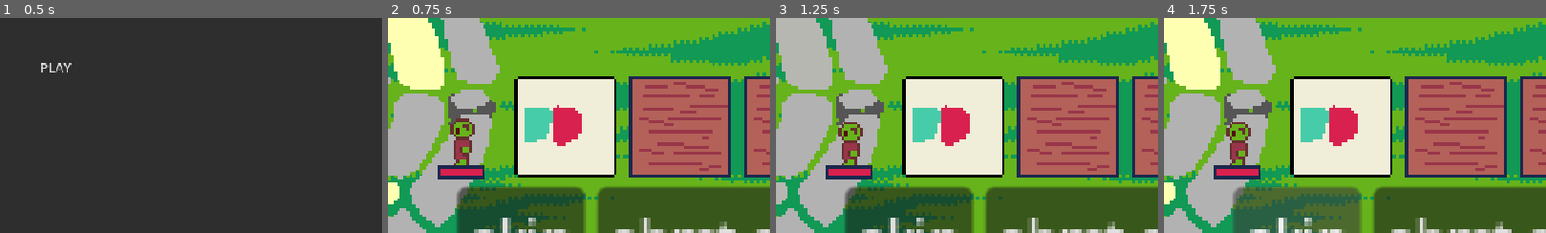
Above: before the commit, frames 1-4 (left to right).
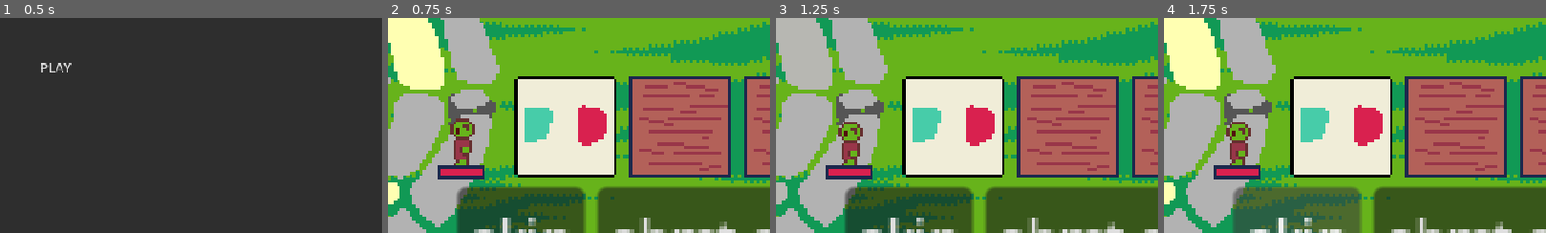
Above: after the commit, the same moments.

Repository: theophylaktos/sanocho-ygda-jam-2026
Game: Godot game, scene res://main_menu/main_menu.tscn
The game is run twice, just before and just after one commit, with the same random seed, the same clock (stepped at 60 frames per second) and the same inputs.
Inputs (mouse positions are % of the whole screen's width and height, from its top left):
- Up to frame 1 (0.5 s): no input
- Up to frame 2 (0.75 s): click "PLAY" at 0.5 s
- Up to frame 3 (1.25 s): no input
- Up to frame 4 (1.75 s): click (62, 82) at 1.25 s
The pictures show only the part of the screen within x 39-89%, y 34-84%; the shares and areas given below are measured in that part.

Frame 1 is identical in both runs. In frame 2, 2.1% of the frame differs, in the area x 43-58%, y 40-60%; in frame 3, 2.1%; in frame 4, 2.1%.

Commit message:
select weapon

Diff:
--- a/globals/game_state/game_state.gd
+++ b/globals/game_state/game_state.gd
@@ -23,10 +23,16 @@
 var sfx_volume: float = 0.4
 var ambience_volume:float = 0.4
 
-var attacks: Array[String]=["attack","",""]:
+var attacks: Array[String]=["attack","attack2",""]:
 	set(new_value):
 		attacks = new_value
 		attacks_changed.emit()
+
+signal selected_attack_changed
+var selected_attack: String = "attack":
+	set(new_value):
+		selected_attack = new_value
+		selected_attack_changed.emit()
 
 var damage: int=1
 
--- a/main/ui.gd
+++ b/main/ui.gd
@@ -95,13 +95,13 @@
 
 
 func _on_weapon_1_button_pressed() -> void:
-	pass # Replace with function body.
+	GameState.selected_attack = GameState.attacks[0]
 
 func _on_weapon_2_button_pressed() -> void:
-	pass # Replace with function body.
+	GameState.selected_attack = GameState.attacks[1]
 
 func _on_weapon_3_button_pressed() -> void:
-	pass # Replace with function body.
+	GameState.selected_attack = GameState.attacks[2]
 
 func _attacks_changed() -> void:
 	if attack_icons.get(GameState.attacks[0]) != null:
--- a/player/player.gd
+++ b/player/player.gd
@@ -23,6 +23,8 @@
 	RoundManager.attack_phase_started.connect(_attack_phase_started)
 	RoundManager.enemy_attack_phase_started.connect(_enemy_attack_phase_started)
 	RoundManager.round_completed.connect(_round_completed)
+
+	GameState.selected_attack_changed.connect(_selected_attack_changed)
 
 func _process(_delta: float) -> void:
 
@@ -143,9 +145,9 @@
 func toggle():
 	GameState.clear_all_player_attack_segments()
 
-	for i in AttackPatterns.attack_patterns["attack"].size():
-		var x = AttackPatterns.attack_patterns["attack"][i].x
-		var y = AttackPatterns.attack_patterns["attack"][i].y
+	for i in AttackPatterns.attack_patterns[GameState.selected_attack].size():
+		var x = AttackPatterns.attack_patterns[GameState.selected_attack][i].x
+		var y = AttackPatterns.attack_patterns[GameState.selected_attack  ][i].y
 
 		var faces: Dictionary[String, Vector2] = {
 			"Forward": Vector2i(ring, degree) + Vector2i(x, y),
@@ -238,3 +240,6 @@
 
 func take_damage(damage: int):
 	GameState.health_left -= damage
+
+func _selected_attack_changed():
+	toggle()
